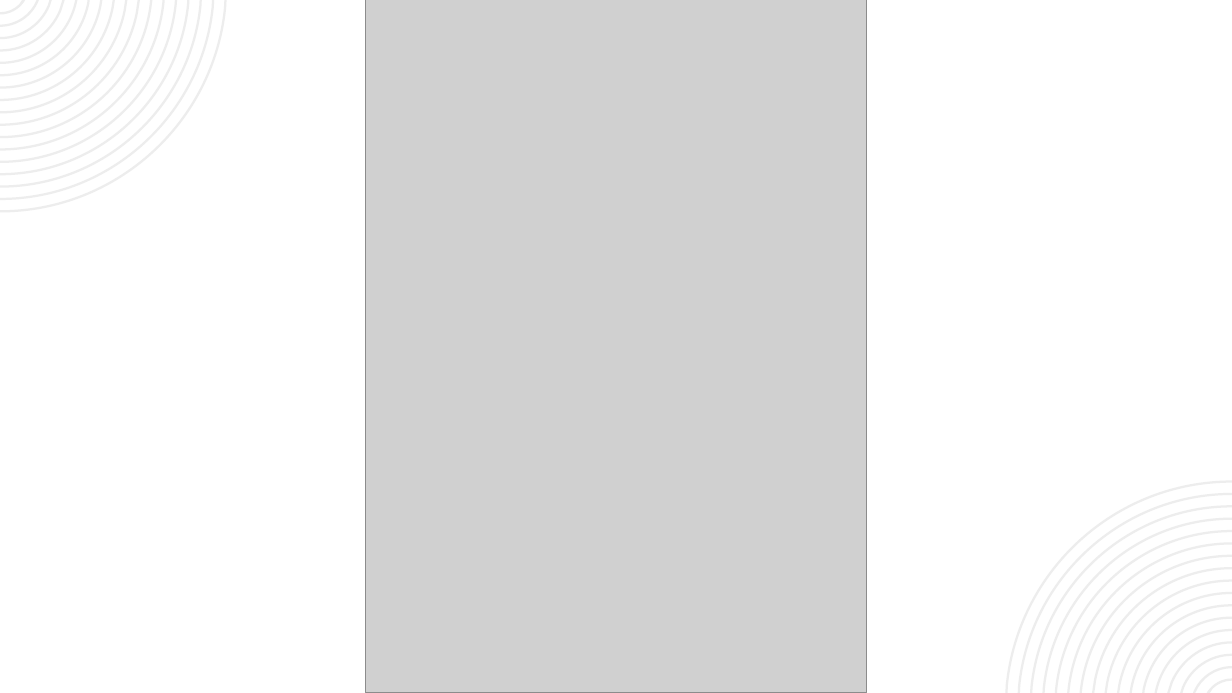
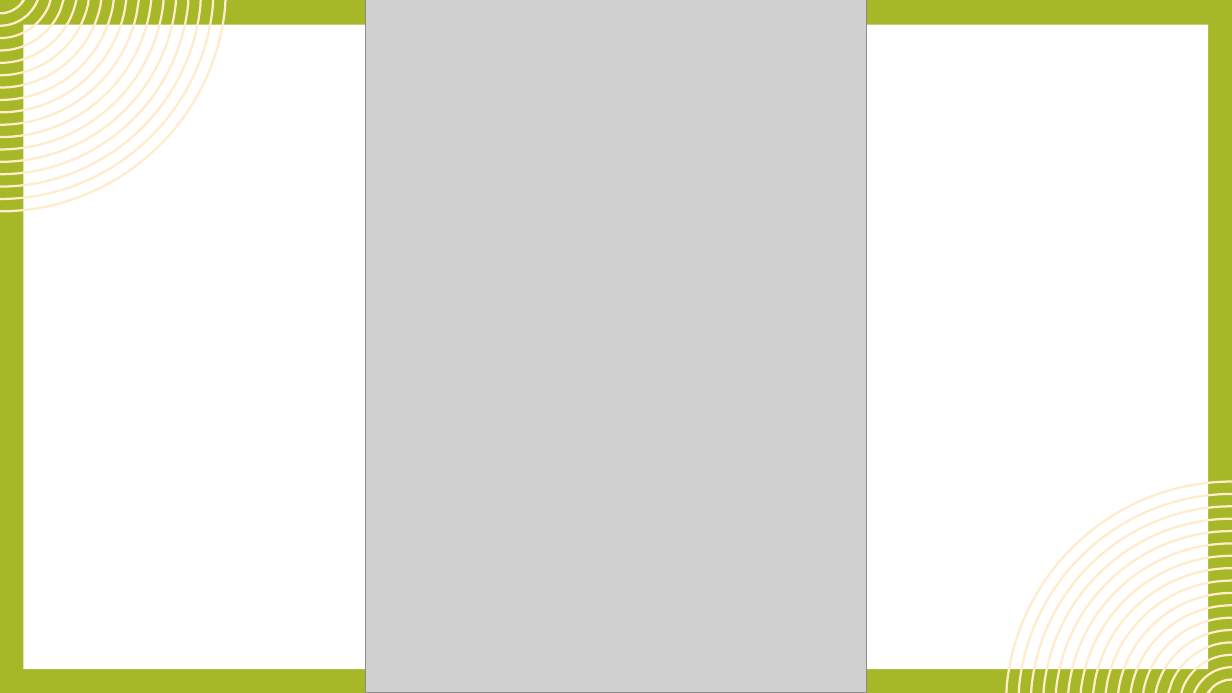
Before and after one commit to ulemumwenye/trivia101, a slide deck: slide 4 of trivia 101 final presentation.pptx. Drawn at 1232x693 pixels with LibreOffice and Linux fonts; fonts in the diff are those of the drawing; grey boxes stand for pictures. Boxes give left, top, right and bottom in pixels: in the first picture for what was removed or moved away, otherwise in the second. Text is boxed around its words. In the diff, an @@ line names an element or a change of style, - is before the commit and + after.

```diff
--- a/trivia 101 final presentation.pptx
+++ b/trivia 101 final presentation.pptx
@@ background #FFFFFF to #A6B727 @@
@@ freeform shape at (0, 0, 226, 213): fill #EDEDED to #FFECCC @@
@@ rectangle added at (23, 25, 1208, 669), fill #FFFFFF @@
@@ freeform shape at (1006, 481, 1232, 693): fill #EDEDED to #FFECCC @@
```
Also in this commit, not shown: 7 other slides changed.
